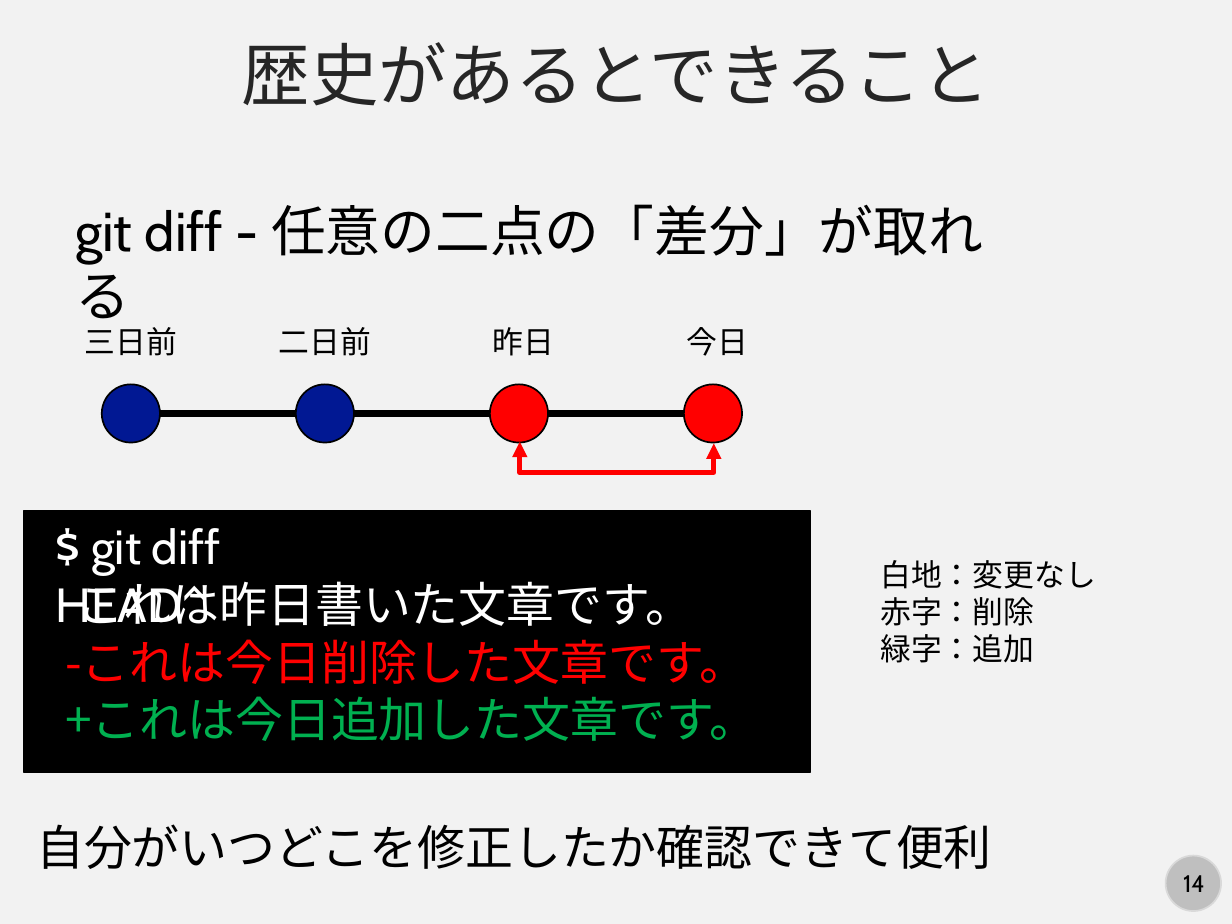
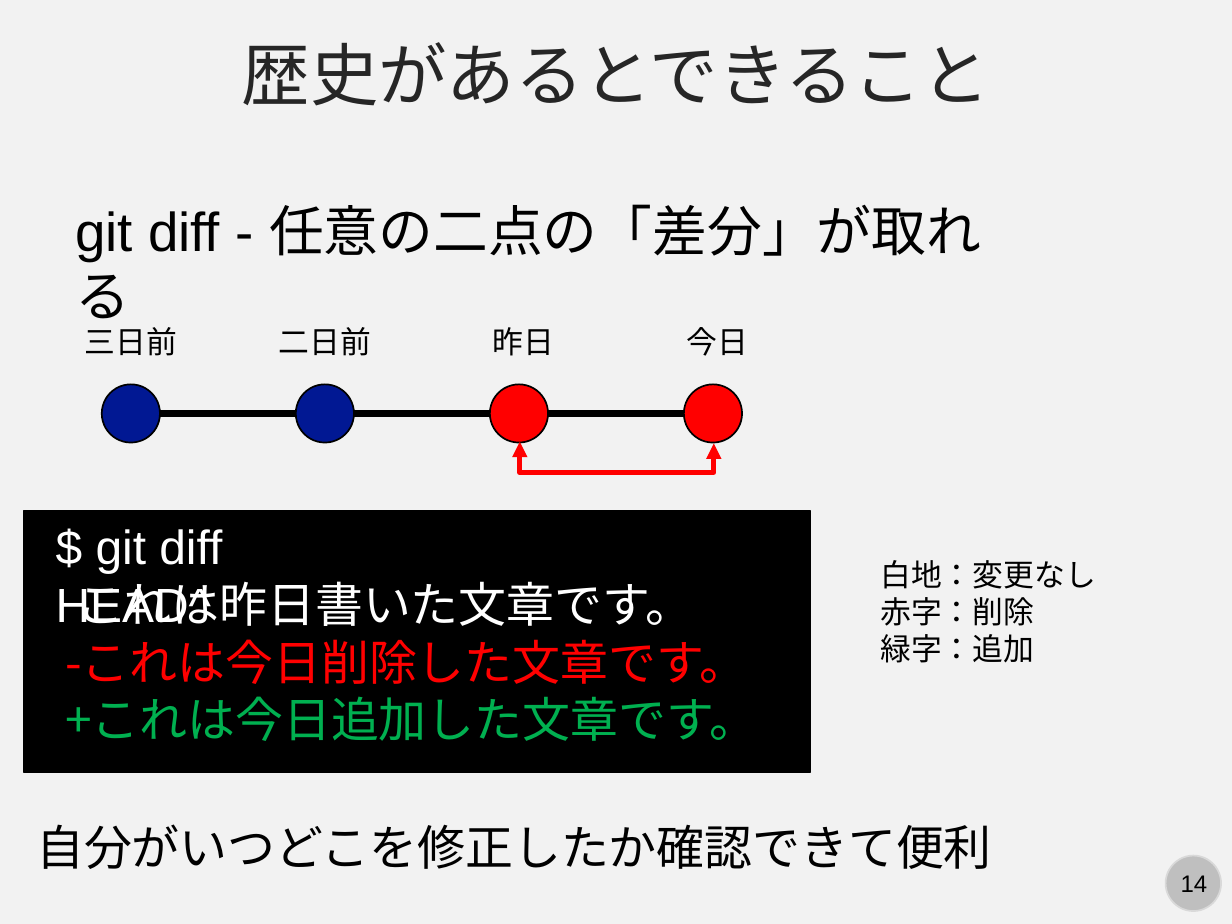
Before and after one commit to kaityo256/lab_startup, a slide deck: slide 14 of git/fig/start_git.pptx. Drawn at 1232x924 pixels with LibreOffice and Linux fonts; fonts in the diff are those of the drawing. Boxes give left, top, right and bottom in pixels: in the first picture for what was removed or moved away, otherwise in the second. Text is boxed around its words. In the diff, an @@ line names an element or a change of style, - is before the commit and + after.

```diff
--- a/git/fig/start_git.pptx
+++ b/git/fig/start_git.pptx
@@ font Cabin to Arial in 3 elements at bbox=[75, 204, 981, 261], bbox=[56, 529, 222, 624], bbox=[1181, 875, 1208, 892] @@
```
Also in this commit, not shown: 46 other slides changed, 1 other file.
